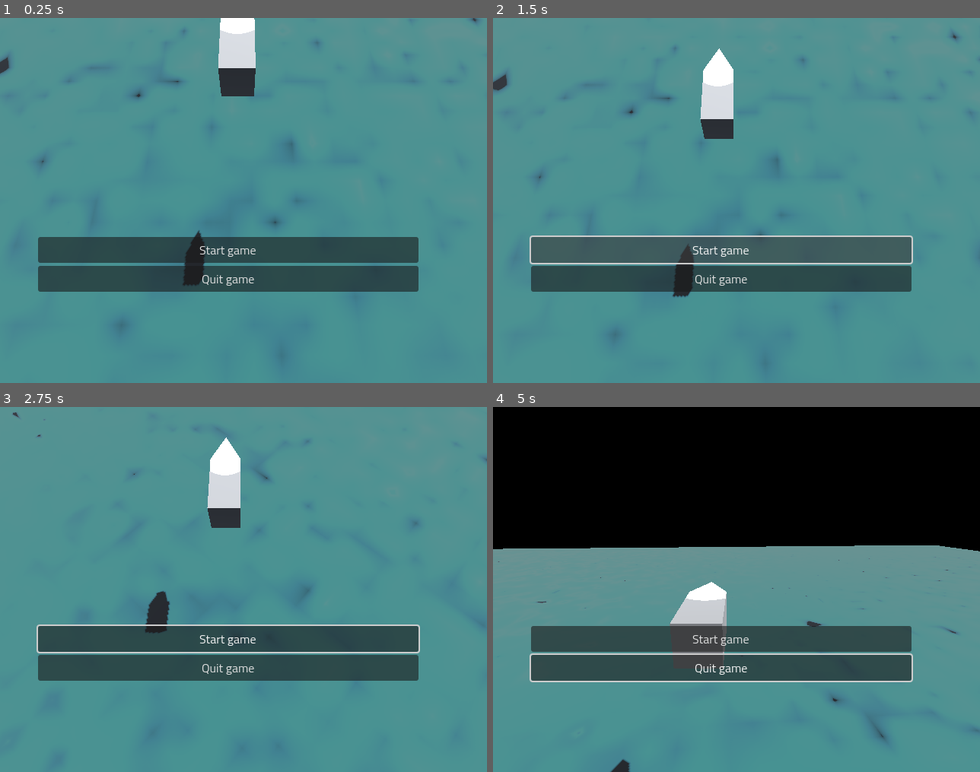
Above: before the commit, frames 1-4 (two rows, left to right).
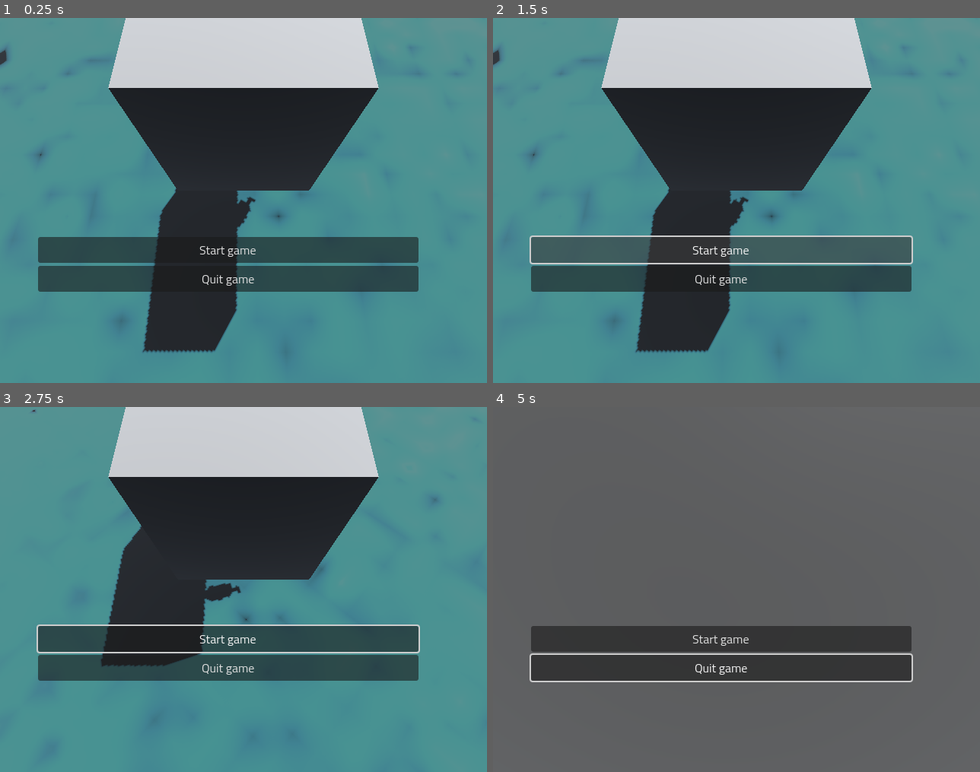
Above: after the commit, the same moments.

Repository: qkas/FGJ2025
Game: Godot game, scene res://scenes/sea/game.tscn
Two runs of this game, one before a commit and one after it. Both use one fixed random seed, a clock stepped at 60 frames per second and the inputs below.
Inputs (mouse positions are in pixels of both pictures, inside the frame that each line leads up to):
- Up to frame 1 (0.25 s): no input
- Up to frame 2 (1.5 s): click "Start game" at 0.5 s; click "Start game" at 1.25 s
- Up to frame 3 (2.75 s): tap Enter at 2 s; move the mouse to (350, 571) at 2.02 s; hold D (right) from 2.03 s (still down); hold C from 2.03 s (still down); click (350, 571) at 2.17 s
- Up to frame 4 (5 s): release D (right) at 2.75 s; release C at 2.75 s; drag from (639, 607) to (712, 662) at 2.77 s; move the mouse to (785, 509) at 3.52 s; hold D (right) 3.53-4.25 s; hold C 3.53-4.25 s; drag from (712, 662) to (590, 534) at 4.27 s

The runs differ from the first frame. In frame 1, 28% of the frame differs, in the area x 0-99%, y 0-92%; in frame 2, 28%; in frame 3, 27%; in frame 4, 88%, in the area x 0-100%, y 0-100%.

Commit message:
Added fisher to scene and upped boat proportions

Diff:
--- a/entities/boat/boat.tscn
+++ b/entities/boat/boat.tscn
@@ -1,23 +1,33 @@
-[gd_scene load_steps=9 format=3 uid="uid://bcg8fh3r04t2h"]
+[gd_scene load_steps=8 format=3 uid="uid://bcg8fh3r04t2h"]
 
 [ext_resource type="Script" path="res://entities/boat/boat.gd" id="1_ofn0i"]
 
-[sub_resource type="GDScript" id="GDScript_vv3sf"]
-script/source = "extends Camera3D
-
-var camera_end_position : Vector3 = Vector3(0.6, 1.5, 1.28)
-var camera_end_rotation : Vector3 = Vector3.ZERO
-# Called when the node enters the scene tree for the first time.
-func _ready() -> void:
-	pass # Replace with function body.
-	var tween = create_tween()
-	tween.tween_property(self, \"position\", camera_end_position, 0.85)
-	tween.tween_property(self, \"rotation\", camera_end_rotation, 0.85)
-
-# Called every frame. 'delta' is the elapsed time since the previous frame.
-func _process(delta: float) -> void:
-	pass
-"
+[sub_resource type="Animation" id="Animation_6rhgj"]
+length = 0.001
+tracks/0/type = "value"
+tracks/0/imported = false
+tracks/0/enabled = true
+tracks/0/path = NodePath("..:rotation")
+tracks/0/interp = 1
+tracks/0/loop_wrap = true
+tracks/0/keys = {
+"times": PackedFloat32Array(0),
+"transitions": PackedFloat32Array(1),
+"update": 0,
+"values": [Vector3(-1.22173, 0, 0)]
+}
+tracks/1/type = "value"
+tracks/1/imported = false
+tracks/1/enabled = true
+tracks/1/path = NodePath("..:position")
+tracks/1/interp = 1
+tracks/1/loop_wrap = true
+tracks/1/keys = {
+"times": PackedFloat32Array(0),
+"transitions": PackedFloat32Array(1),
+"update": 0,
+"values": [Vector3(0, 4.73899, 6.7679)]
+}
 
 [sub_resource type="Animation" id="Animation_hqcp6"]
 resource_name = "zoom_in"
@@ -46,33 +56,6 @@
 "values": [Vector3(0, 4.73899, 6.7679), Vector3(0, 0.118093, 7.23137), Vector3(0.3, 1.054, 2.15)]
 }
 
-[sub_resource type="Animation" id="Animation_6rhgj"]
-length = 0.001
-tracks/0/type = "value"
-tracks/0/imported = false
-tracks/0/enabled = true
-tracks/0/path = NodePath("..:rotation")
-tracks/0/interp = 1
-tracks/0/loop_wrap = true
-tracks/0/keys = {
-"times": PackedFloat32Array(0),
-"transitions": PackedFloat32Array(1),
-"update": 0,
-"values": [Vector3(-1.22173, 0, 0)]
-}
-tracks/1/type = "value"
-tracks/1/imported = false
-tracks/1/enabled = true
-tracks/1/path = NodePath("..:position")
-tracks/1/interp = 1
-tracks/1/loop_wrap = true
-tracks/1/keys = {
-"times": PackedFloat32Array(0),
-"transitions": PackedFloat32Array(1),
-"update": 0,
-"values": [Vector3(0, 4.73899, 6.7679)]
-}
-
 [sub_resource type="AnimationLibrary" id="AnimationLibrary_0qrkx"]
 _data = {
 "RESET": SubResource("Animation_6rhgj"),
@@ -80,7 +63,7 @@
 }
 
 [sub_resource type="BoxMesh" id="BoxMesh_iksx1"]
-size = Vector3(1, 1, 2)
+size = Vector3(4, 4, 8)
 
 [sub_resource type="PrismMesh" id="PrismMesh_dpv1w"]
 
@@ -91,10 +74,9 @@
 script = ExtResource("1_ofn0i")
 
 [node name="CameraHolder" type="Node3D" parent="."]
-transform = Transform3D(1, 0, 0, 0, 0.34202, 0.939693, 0, -0.939693, 0.34202, 0, 4.73899, 6.7679)
+transform = Transform3D(1, 0, 0, 0, 0.342021, 0.939693, 0, -0.939693, 0.342021, 0, 4.73899, 6.7679)
 
 [node name="Camera3D" type="Camera3D" parent="CameraHolder"]
-script = SubResource("GDScript_vv3sf")
 
 [node name="AnimationPlayer" type="AnimationPlayer" parent="CameraHolder"]
 root_node = NodePath("../Camera3D")
@@ -106,7 +88,7 @@
 mesh = SubResource("BoxMesh_iksx1")
 
 [node name="MeshInstance3D2" type="MeshInstance3D" parent="."]
-transform = Transform3D(-1, -8.74228e-08, -4.37114e-08, 4.37114e-08, 1.91069e-15, -1, 8.74228e-08, -1, 1.91069e-15, 0, 0, -1.5)
+transform = Transform3D(-4, -6.03983e-07, 2.64009e-14, 0, -1.74846e-07, -4, 6.03983e-07, -4, 1.74846e-07, 0, 0, -6)
 mesh = SubResource("PrismMesh_dpv1w")
 
 [node name="CollisionShape3D" type="CollisionShape3D" parent="."]
--- a/entities/player/player.gd
+++ /dev/null
@@ -1,11 +0,0 @@
-extends Node3D
-
-
-# Called when the node enters the scene tree for the first time.
-func _ready() -> void:
-	pass # Replace with function body.
-
-
-# Called every frame. 'delta' is the elapsed time since the previous frame.
-func _process(delta: float) -> void:
-	pass
--- a/entities/player/player.tscn
+++ /dev/null
@@ -1,11 +0,0 @@
-[gd_scene load_steps=2 format=3 uid="uid://c11e8ah01c4cv"]
-
-[ext_resource type="Script" path="res://entities/player/player.gd" id="1_3g760"]
-
-[node name="Player" type="Node3D"]
-script = ExtResource("1_3g760")
-
-[node name="CameraHolder" type="Node3D" parent="."]
-transform = Transform3D(1, 0, 0, 0, 1, 0, 0, 0, 1, 0, 1.2, 0)
-
-[node name="Camera3D" type="Camera3D" parent="CameraHolder"]
--- a/scenes/sea/game.tscn
+++ b/scenes/sea/game.tscn
@@ -1,6 +1,7 @@
-[gd_scene load_steps=12 format=3 uid="uid://4sdlicxtib0t"]
+[gd_scene load_steps=13 format=3 uid="uid://4sdlicxtib0t"]
 
 [ext_resource type="Script" path="res://scenes/sea/game.gd" id="1_lkpqq"]
+[ext_resource type="PackedScene" uid="uid://ck61khfbkmxfs" path="res://entities/fisher/fisher.tscn" id="2_3ikad"]
 [ext_resource type="Script" path="res://ui/main_menu.gd" id="2_4svpd"]
 [ext_resource type="Theme" uid="uid://ps5kwnepi662" path="res://ui/ui_theme.tres" id="3_3nnq8"]
 [ext_resource type="PackedScene" uid="uid://bcg8fh3r04t2h" path="res://entities/boat/boat.tscn" id="3_48tkk"]
@@ -40,6 +41,9 @@
 
 [node name="Game" type="Node3D"]
 script = ExtResource("1_lkpqq")
+
+[node name="Fisher" parent="." instance=ExtResource("2_3ikad")]
+transform = Transform3D(-0.173648, 0, -0.984808, 0, 1, 0, 0.984808, 0, -0.173648, 1, 3, 0)
 
 [node name="DirectionalLight3D" type="DirectionalLight3D" parent="."]
 transform = Transform3D(-0.866023, -0.433016, 0.250001, 0, 0.499998, 0.866027, -0.500003, 0.749999, -0.43301, 0, 0, 0)
